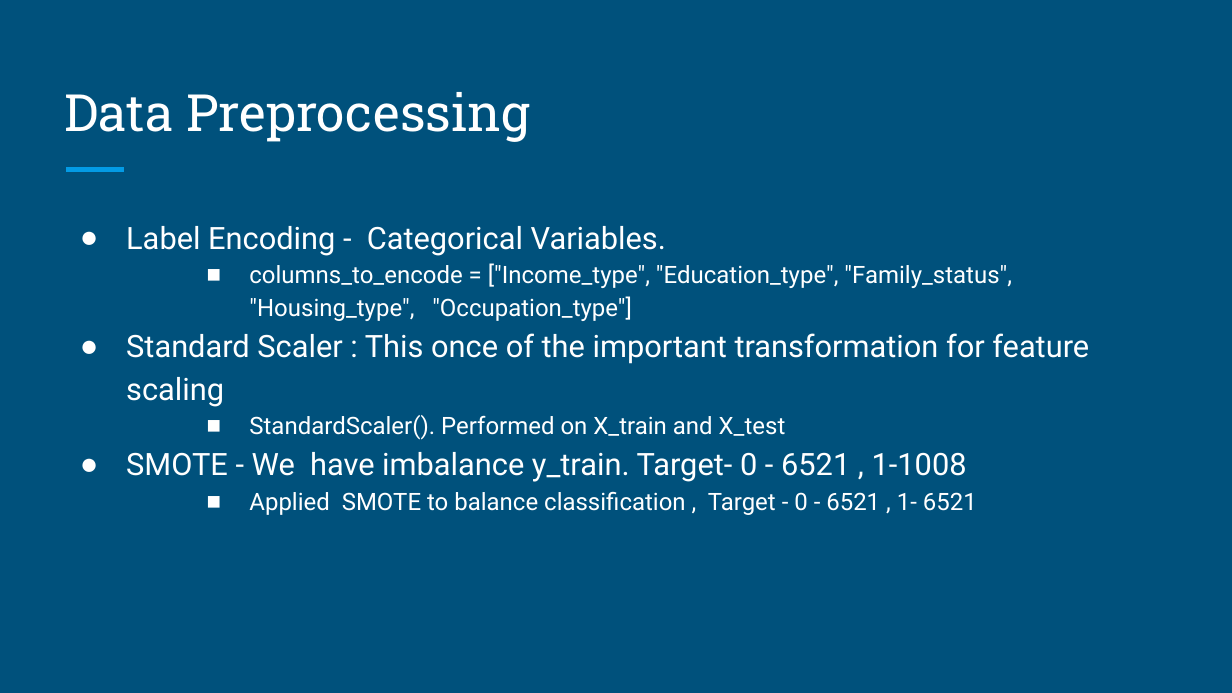
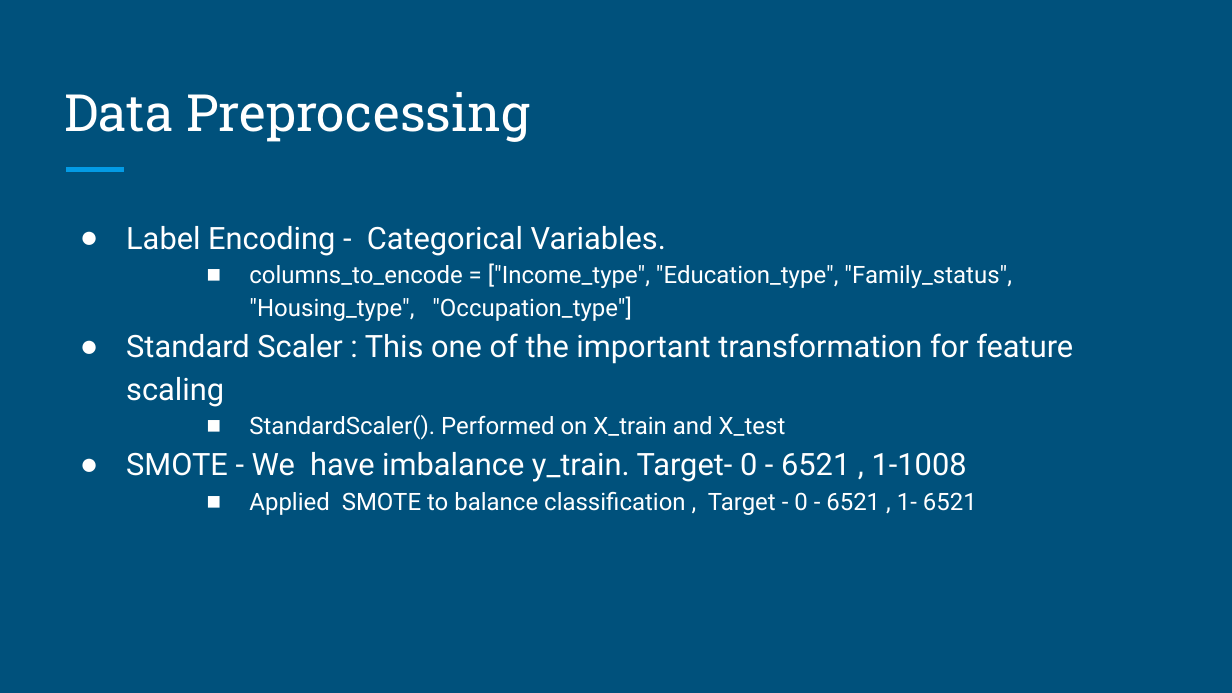
Before and after one commit to aka-Cairo/Project_2, a slide deck: slide 14 of Credit Card Eligibility- Project 2 (1).pptx. Drawn at 1232x693 pixels with LibreOffice and Linux fonts; fonts in the diff are those of the drawing. Boxes give left, top, right and bottom in pixels: in the first picture for what was removed or moved away, otherwise in the second. Text is boxed around its words. In the diff, an @@ line names an element or a change of style, - is before the commit and + after.

```diff
--- a/Credit Card Eligibility- Project 2 (1).pptx
+++ b/Credit Card Eligibility- Project 2 (1).pptx
@@ text at (126,333,1073,407): text changed @@
-● Standard Scaler : This once of the important transformation for feature scaling
+● Standard Scaler : This one of the important transformation for feature scaling
```
Also in this commit, not shown: 2 other slides changed, 3 slides removed.
